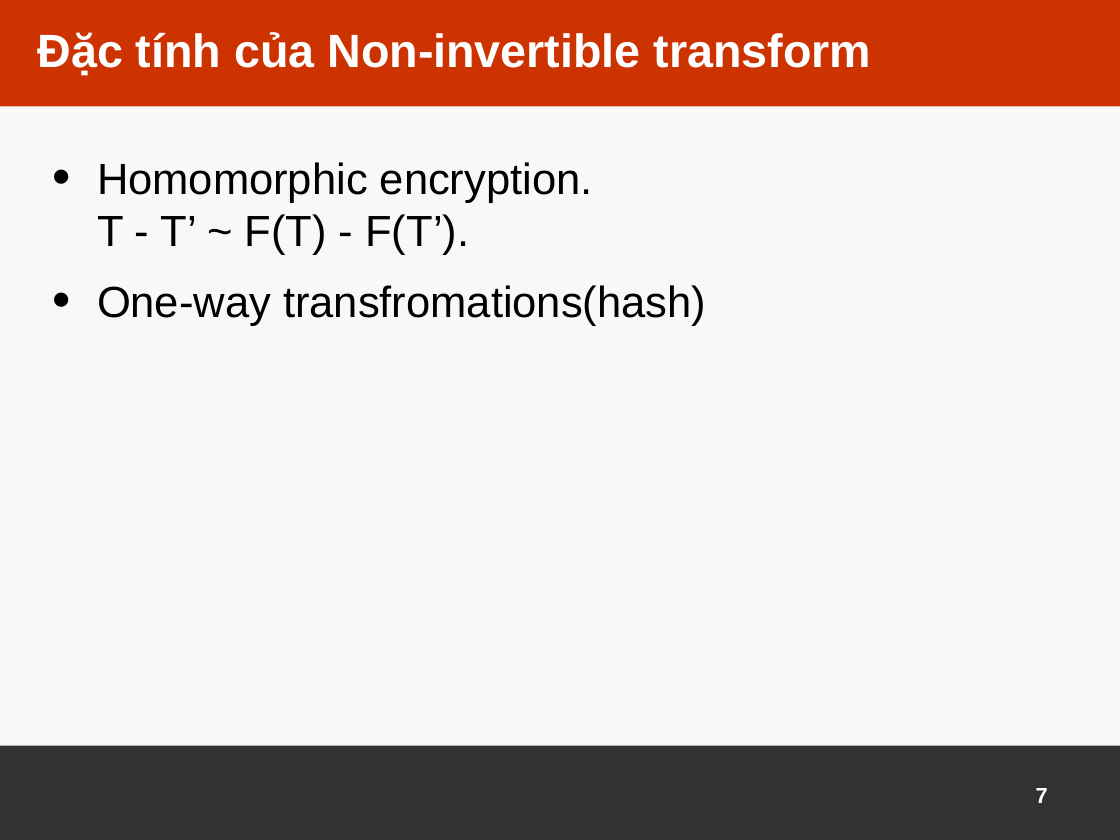
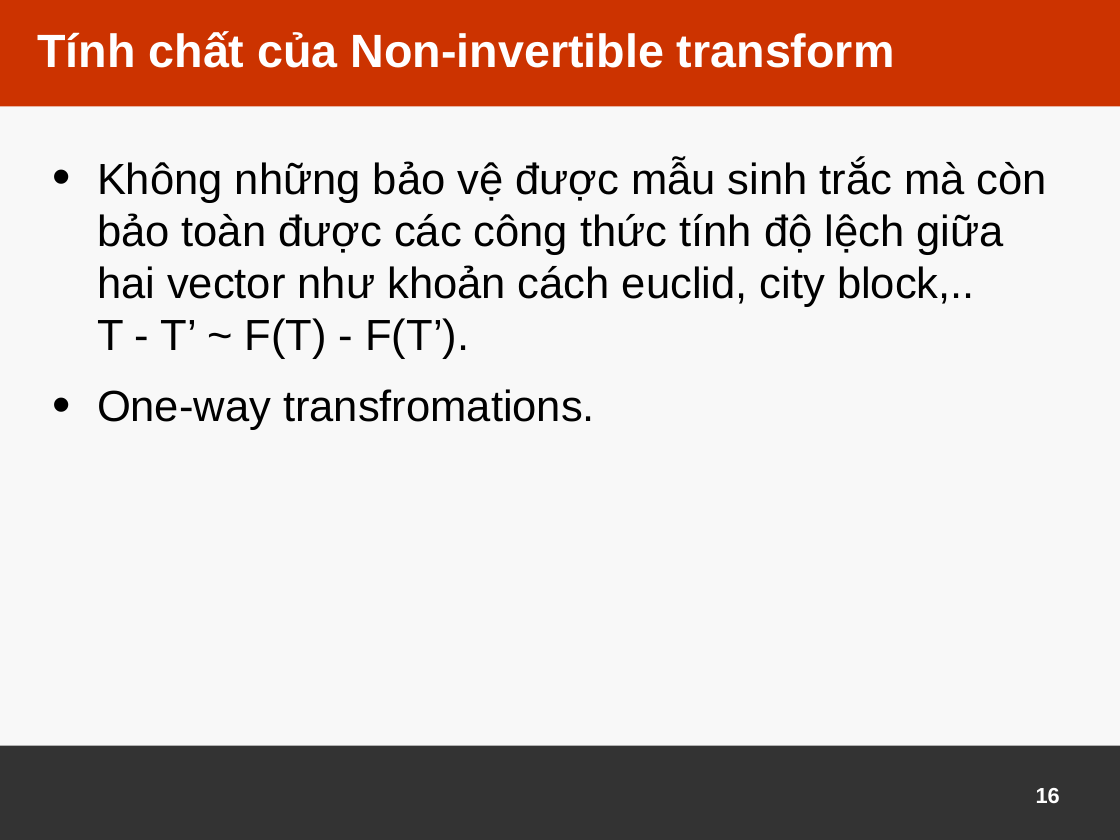
Before and after one commit to xnguyena2/test, a slide deck: slide 16 of Slide.pptx (slide 7 before the commit). Drawn at 1120x840 pixels with LibreOffice and Linux fonts; fonts in the diff are those of the drawing; background and template pictures are left out. Boxes give left, top, right and bottom in pixels: in the first picture for what was removed or moved away, otherwise in the second. Text is boxed around its words. In the diff, an @@ line names an element or a change of style, - is before the commit and + after.

```diff
--- a/Slide.pptx
+++ b/Slide.pptx
@@ title at (x1=37, y1=31, x2=895, y2=68): text changed @@
-Đặc tính của Non-invertible transform
+Tính chất của Non-invertible transform
@@ text at (x1=97, y1=159, x2=1047, y2=430): text changed @@
-• Homomorphic encryption.
-  T - T’ ~ F(T) - F(T’).
-• One-way transfromations(hash)
+• Không những bảo vệ được mẫu sinh trắc mà còn bảo toàn được các công thức tính độ lệch giữa hai vector như khoản cách euclid, city block,..
+  T - T’ ~ F(T) - F(T’).
+• One-way transfromations.
@@ page number at (x1=1036, y1=788, x2=1060, y2=803): text changed @@
-7
+16
```
Also in this commit, not shown: 15 other slides changed, 9 slides added, 1 slide removed, 1 other file.
